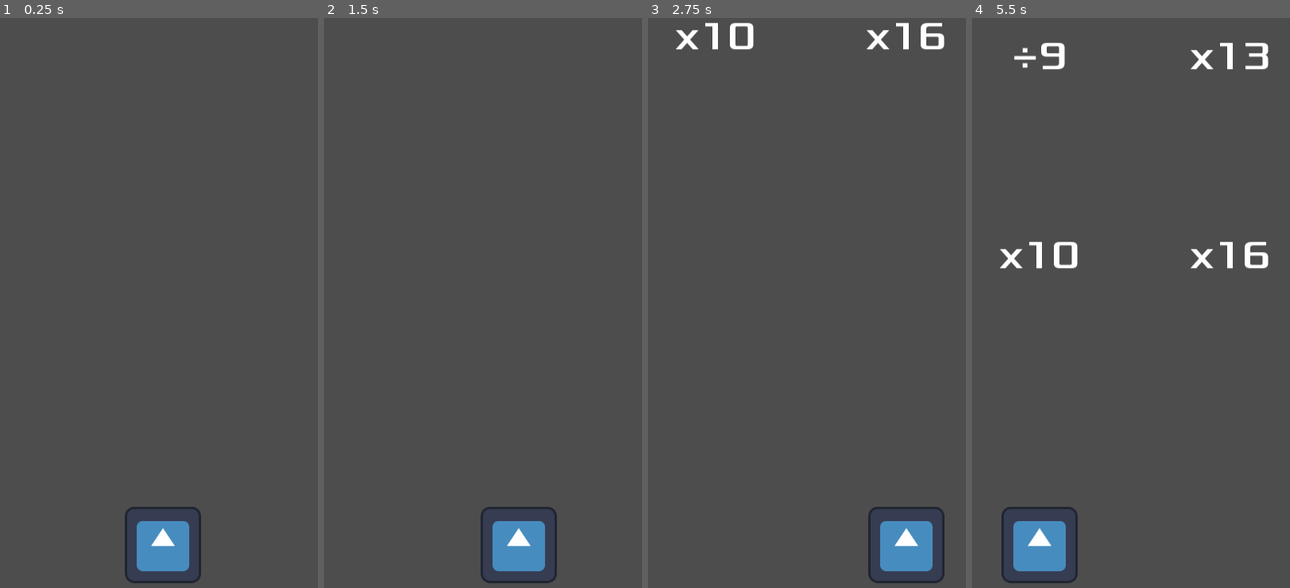
Above: before the commit, frames 1-4 (left to right).
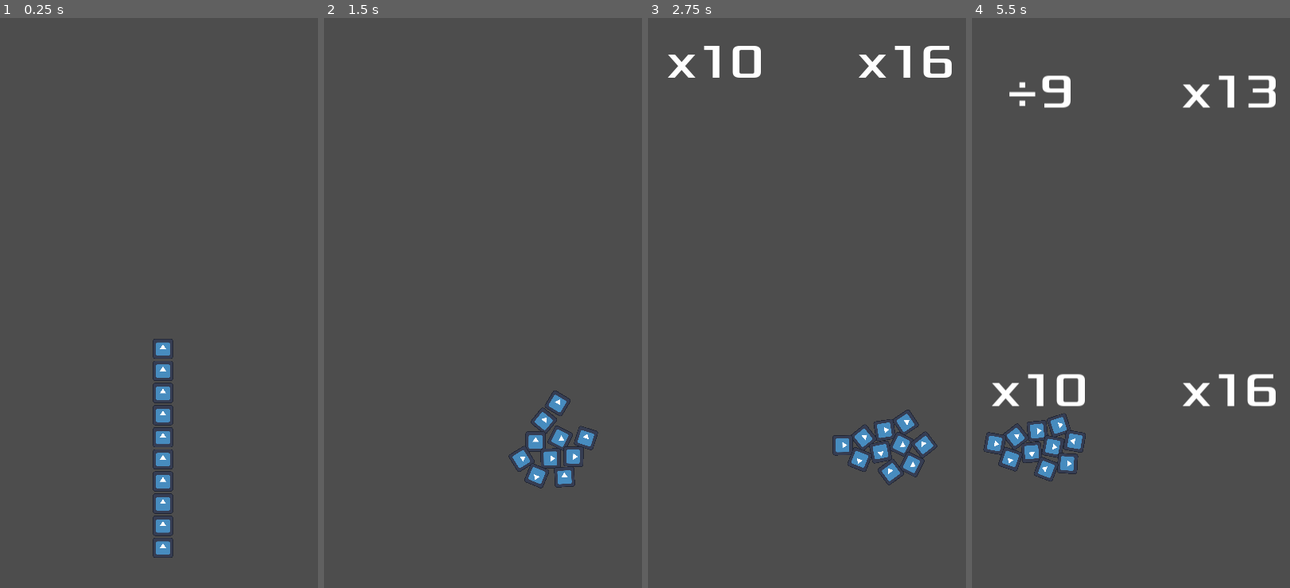
Above: after the commit, the same moments.

Repository: matrix-yang/run_man
Game: Godot game, scene res://main.tscn
Two runs of this game, one before a commit and one after it. Both use one fixed random seed, a clock stepped at 60 frames per second and the inputs below. The engine's default icon, where the game draws it, is replaced by a stand-in: a white triangle on a blue panel in a dark square.
Inputs:
- Up to frame 1 (0.25 s): no input
- Up to frame 2 (1.5 s): tap Enter at 0.5 s; hold D (right) 0.53-1.28 s; hold A (left) from 1.28 s (still down)
- Up to frame 3 (2.75 s): release A (left) at 2.03 s; hold D (right) from 2.03 s (still down)
- Up to frame 4 (5.5 s): release D (right) at 3.53 s; hold A (left) from 3.53 s (still down)

The runs differ from the first frame. In frame 1, 2.8% of the frame differs, in the area x 39-64%, y 56-100%; in frame 2, 3.1%; in frame 3, 5.1%; in frame 4, 7.2%, in the area x 3-96%, y 4-100%.

Commit message:
player group

Diff:
--- a/group_prop.gd
+++ b/group_prop.gd
@@ -6,13 +6,14 @@
 	window_size=get_viewport_rect().size
 	var min_x=0.25*window_size.x
 	#var height = $Prop.size.y
-	position=Vector2(0.5*window_size.x,0)
-	$Prop.position=Vector2(min_x,0)
-	$Prop2.position=Vector2(-min_x,0)
+	position=Vector2(0.5*window_size.x,20)
+	$Prop.position=Vector2(min_x,1)
+	$Prop2.position=Vector2(-min_x,1)
 
 	# Called every frame. 'delta' is the elapsed time since the previous frame.
 func _process(delta: float) -> void:
-	position.y +=  100 * delta
+	position.y +=  150 * delta
+	#print(position)
 
 
 func _on_visible_on_screen_notifier_2d_screen_exited() -> void:
@@ -21,5 +22,6 @@
 
 
 func _on_prop_touch_player() -> void:
+	#print(position)
 	queue_free()
 	pass # Replace with function body.
--- a/main.gd
+++ b/main.gd
@@ -14,7 +14,7 @@
 func _on_prop_timer_timeout() -> void:
 	#print('time out')
 	var prop = prop_scene.instantiate()
-	prop.set_meta("prop_pos", 'left')
+	#prop.set_meta("prop_pos", 'left')
 	#var prop1 = prop_scene.instantiate()
 	#prop1.set_meta("prop_pos", 'right')
 	add_child(prop)
--- a/main.tscn
+++ b/main.tscn
@@ -2,7 +2,7 @@
 
 [ext_resource type="Script" path="res://main.gd" id="1_o82j8"]
 [ext_resource type="PackedScene" uid="uid://cu7idies15a1k" path="res://group_prop.tscn" id="2_t2ajp"]
-[ext_resource type="PackedScene" uid="uid://bhh6lktneccxt" path="res://player.tscn" id="3_5n423"]
+[ext_resource type="PackedScene" uid="uid://dn0t1ll11yruj" path="res://player_group.tscn" id="3_6nyiv"]
 
 [node name="Main" type="Node"]
 script = ExtResource("1_o82j8")
@@ -12,6 +12,6 @@
 wait_time = 2.5
 autostart = true
 
-[node name="Player" parent="." instance=ExtResource("3_5n423")]
+[node name="PlayerGroup" parent="." instance=ExtResource("3_6nyiv")]
 
 [connection signal="timeout" from="PropTimer" to="." method="_on_prop_timer_timeout"]
--- a/player.tscn
+++ b/player.tscn
@@ -1,22 +1,25 @@
 [gd_scene load_steps=4 format=3 uid="uid://bhh6lktneccxt"]
 
-[ext_resource type="Script" path="res://player.gd" id="1_rs6ow"]
 [ext_resource type="Texture2D" uid="uid://dodtf7c1xblc2" path="res://icon.svg" id="2_s8ytn"]
 
-[sub_resource type="RectangleShape2D" id="RectangleShape2D_l2ljh"]
-size = Vector2(127, 127)
+[sub_resource type="PhysicsMaterial" id="PhysicsMaterial_clcl4"]
+bounce = 0.1
 
-[node name="Player" type="Area2D"]
-position = Vector2(241, 672)
-scale = Vector2(0.75, 0.75)
-script = ExtResource("1_rs6ow")
+[sub_resource type="CircleShape2D" id="CircleShape2D_wv0q3"]
+radius = 14.0357
+
+[node name="Player" type="RigidBody2D"]
+collision_layer = 4
+collision_mask = 4
+physics_material_override = SubResource("PhysicsMaterial_clcl4")
+can_sleep = false
 metadata/_edit_group_ = true
 
 [node name="Sprite2D" type="Sprite2D" parent="."]
+scale = Vector2(0.2, 0.2)
 texture = ExtResource("2_s8ytn")
 
 [node name="CollisionShape2D" type="CollisionShape2D" parent="."]
-shape = SubResource("RectangleShape2D_l2ljh")
+shape = SubResource("CircleShape2D_wv0q3")
 
-[connection signal="area_entered" from="." to="." method="_on_area_entered"]
 [connection signal="body_entered" from="." to="." method="_on_body_entered"]
--- /dev/null
+++ b/player_group.gd
@@ -0,0 +1,31 @@
+extends Area2D
+@export var speed = 1000 # How fast the player will move (pixels/sec).
+var screen_size # Size of the game window.
+@export var direction = 0
+@export var player :PackedScene
+var min_x
+var max_x
+# Called when the node enters the scene tree for the first time.
+func _ready() -> void:
+	screen_size = get_viewport_rect().size
+	min_x=0.25*screen_size.x
+	max_x=0.75*screen_size.x
+	#var height = $CollisionShape2D.shape.size.y
+	position=Vector2(0.5*screen_size.x,screen_size.y*0.75)
+
+	for i in range(10):
+		#初始化一个player实例
+		var pr = player.instantiate()
+		add_child(pr)
+
+# Called every frame. 'delta' is the elapsed time since the previous frame.
+func _process(delta: float) -> void:
+	#print('plyer group',position)
+	if Input.is_action_pressed("right"):
+		#direction=+1
+		position=Vector2(max_x,screen_size.y*0.75)
+	if Input.is_action_pressed("left"):
+		#direction=-1
+		position=Vector2(min_x,screen_size.y*0.75)
+	#position.x += direction * speed * delta
+	#position = position.clamp(Vector2(min_x,0), Vector2(max_x,screen_size.y))
--- /dev/null
+++ b/player_group.tscn
@@ -0,0 +1,39 @@
+[gd_scene load_steps=5 format=3 uid="uid://dn0t1ll11yruj"]
+
+[ext_resource type="Script" path="res://player_group.gd" id="1_mabib"]
+[ext_resource type="PackedScene" uid="uid://bhh6lktneccxt" path="res://player.tscn" id="2_1qkbj"]
+
+[sub_resource type="CircleShape2D" id="CircleShape2D_oiyi8"]
+radius = 480.6
+
+[sub_resource type="RectangleShape2D" id="RectangleShape2D_d54n2"]
+size = Vector2(100, 100)
+
+[node name="PlayerGroup" type="Area2D"]
+gravity_point = true
+gravity_point_center = Vector2(0, 0)
+gravity_direction = Vector2(0, 0)
+gravity = 4000.0
+linear_damp = 1.0
+script = ExtResource("1_mabib")
+player = ExtResource("2_1qkbj")
+
+[node name="Area2D" type="Area2D" parent="."]
+collision_layer = 4
+collision_mask = 4
+gravity_space_override = 3
+gravity_point = true
+gravity_point_center = Vector2(0, 0)
+gravity_direction = Vector2(0, 0)
+gravity = 4000.0
+linear_damp_space_override = 3
+linear_damp = 10.0
+angular_damp_space_override = 3
+
+[node name="GravityCollisionShape2D" type="CollisionShape2D" parent="Area2D"]
+shape = SubResource("CircleShape2D_oiyi8")
+one_way_collision_margin = 0.0
+debug_color = Color(0.895828, 0.112407, 0.724392, 0.42)
+
+[node name="CollisionShape2D" type="CollisionShape2D" parent="."]
+shape = SubResource("RectangleShape2D_d54n2")
--- a/prop.gd
+++ b/prop.gd
@@ -29,5 +29,5 @@
 	pass
 
 func _on_area_entered(area: Area2D) -> void:
-	print(name,' delect _on_area_entered',area.name)
+	print(name,'delect entered',area.name,'with value',operator,num)
 	touch_player.emit()
--- a/prop.tscn
+++ b/prop.tscn
@@ -25,7 +25,7 @@
 grow_horizontal = 2
 grow_vertical = 2
 theme_override_fonts/font = ExtResource("1_qlwdr")
-theme_override_font_sizes/font_size = 50
+theme_override_font_sizes/font_size = 60
 text = "x25"
 horizontal_alignment = 1
 vertical_alignment = 1
Not shown, changed: art/enemyFlyingAlt_1.png.import
Not shown, changed: art/enemyFlyingAlt_2.png.import
Not shown, changed: art/enemySwimming_1.png.import
Not shown, changed: art/enemySwimming_2.png.import
Not shown, changed: art/enemyWalking_1.png.import
Not shown, changed: art/enemyWalking_2.png.import
Not shown, changed: art/playerGrey_up1.png.import
Not shown, changed: art/playerGrey_up2.png.import
Not shown, changed: art/playerGrey_walk1.png.import
Not shown, changed: art/playerGrey_walk2.png.import
